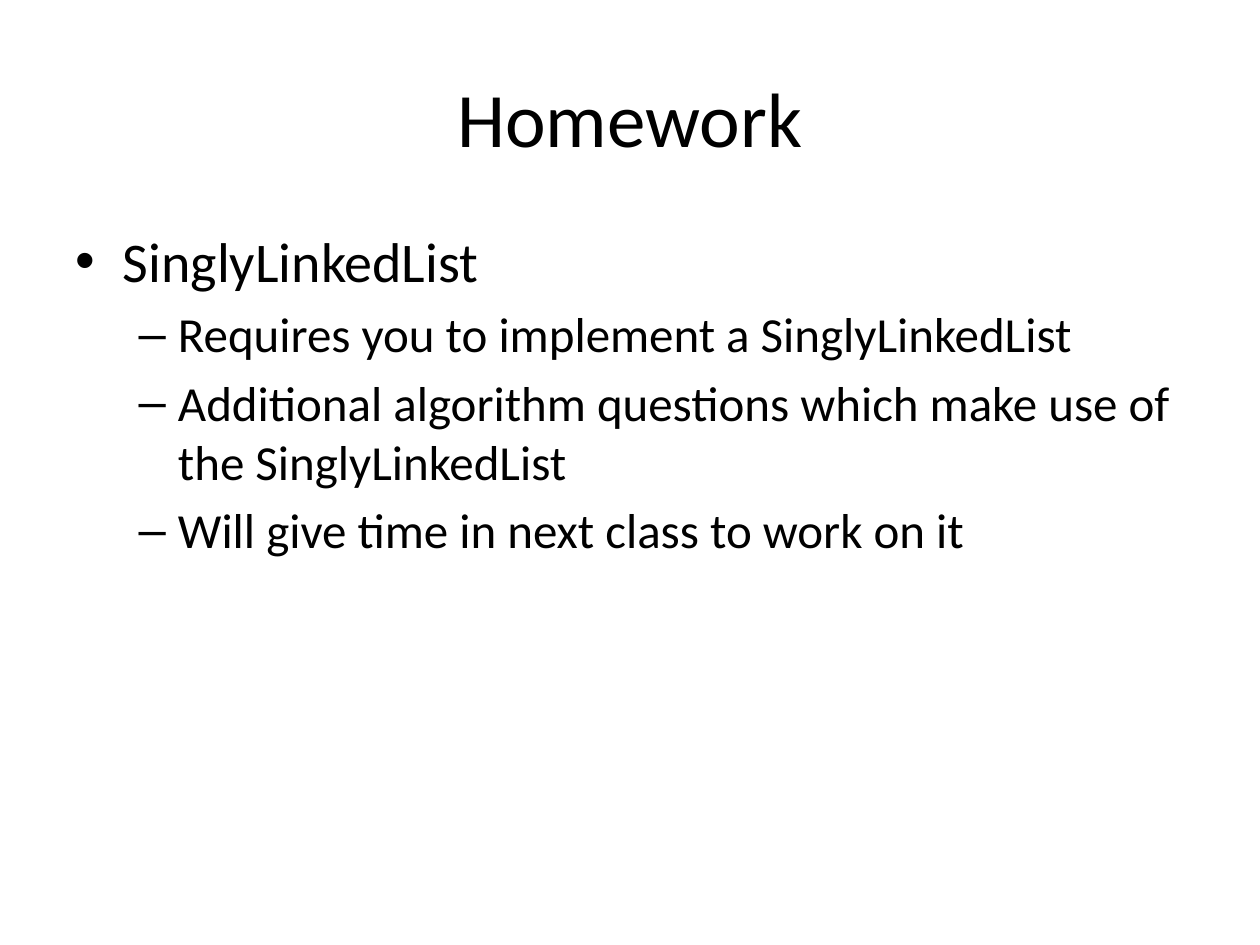
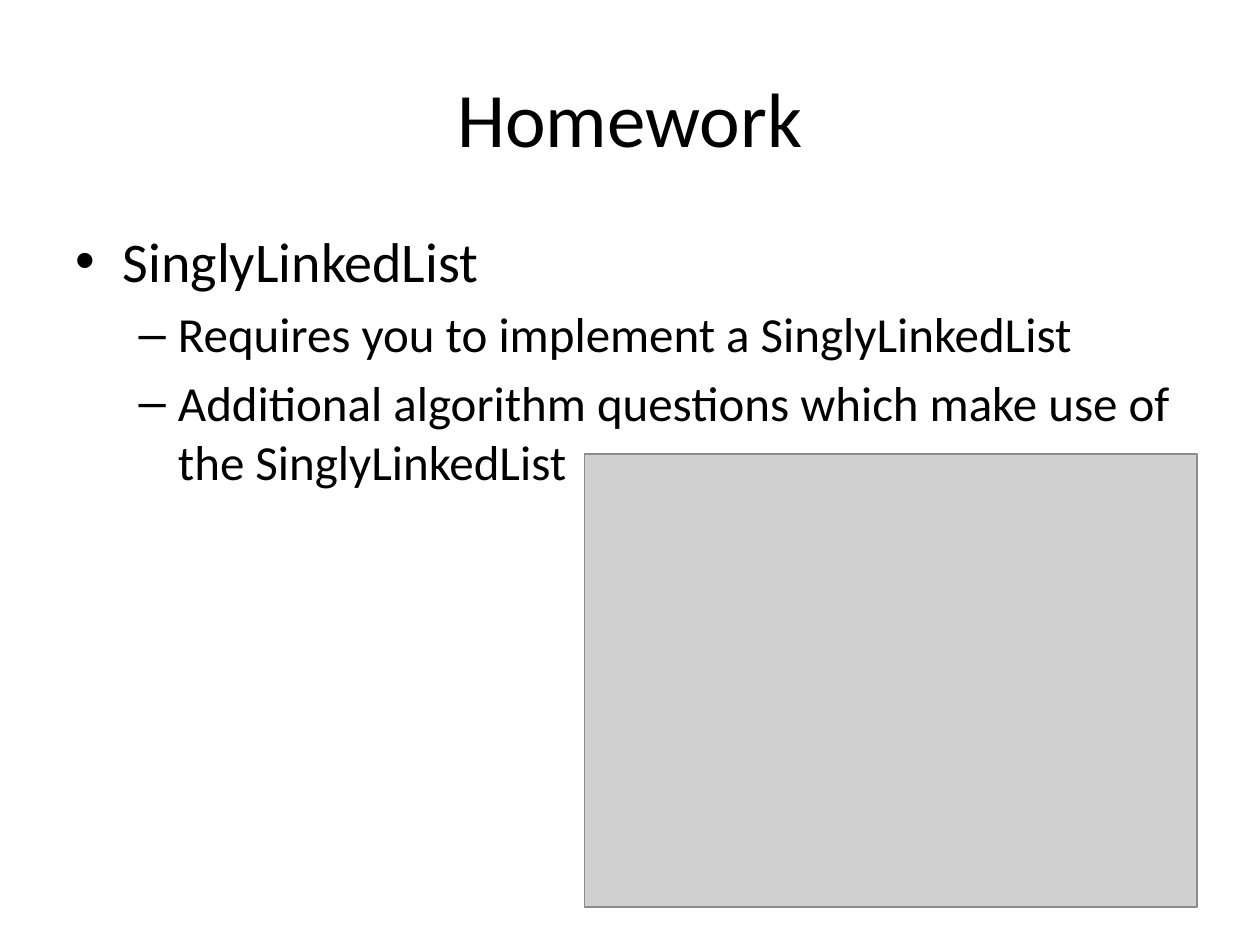
Before and after one commit to RHIT-CSSE/csse220, a slide deck: slide 12 of ClassMaterials/LinkedLists/Slides/LinkedLists.pptx (slide 15 before the commit). Drawn at 1260x945 pixels with LibreOffice and Linux fonts; fonts in the diff are those of the drawing; grey boxes stand for pictures. Boxes give left, top, right and bottom in pixels: in the first picture for what was removed or moved away, otherwise in the second. Text is boxed around its words. In the diff, an @@ line names an element or a change of style, - is before the commit and + after.

```diff
--- a/ClassMaterials/LinkedLists/Slides/LinkedLists.pptx
+++ b/ClassMaterials/LinkedLists/Slides/LinkedLists.pptx
@@ picture added at box(585, 454, 1197, 907) @@
@@ text at box(178, 514, 964, 557): paragraph removed @@
-  – Will give time in next class to work on it
```
Also in this commit, not shown: 8 other slides changed, 2 slides added, 22 slides removed.
